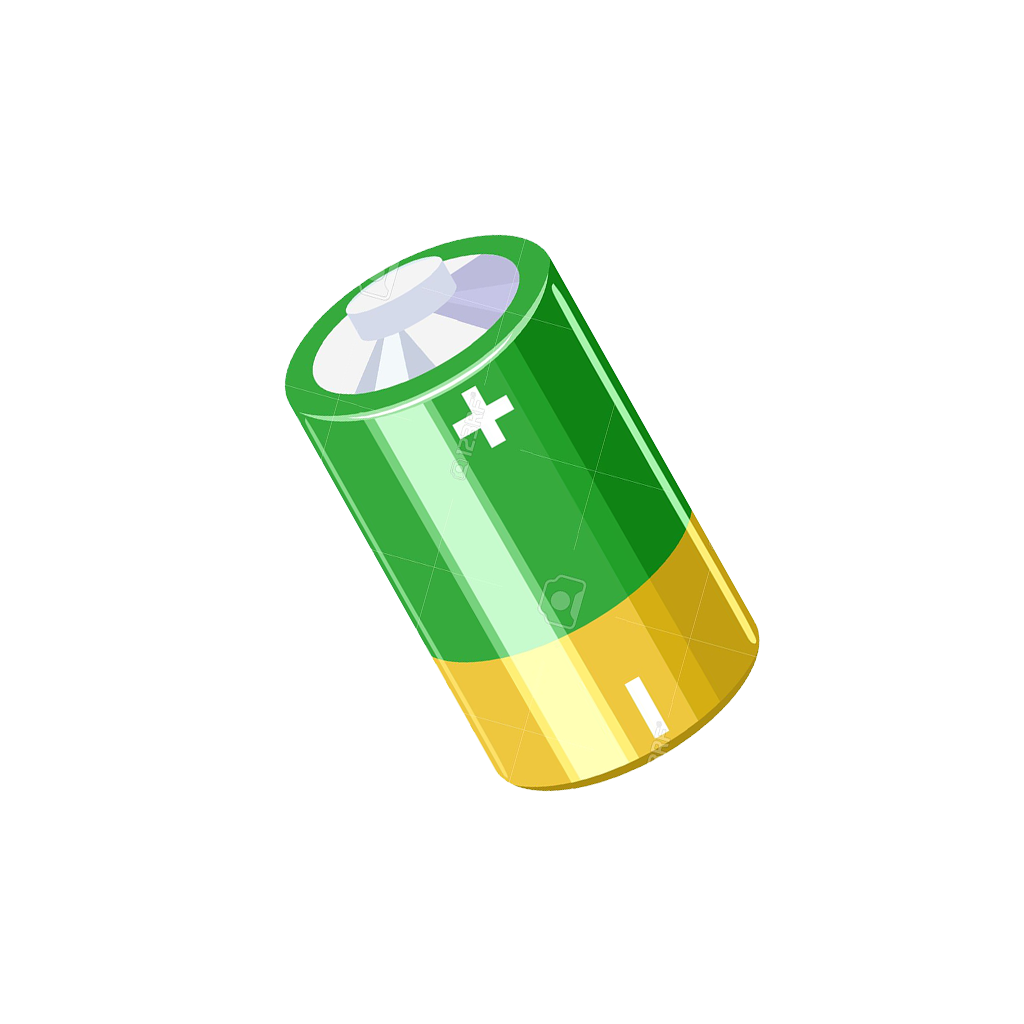
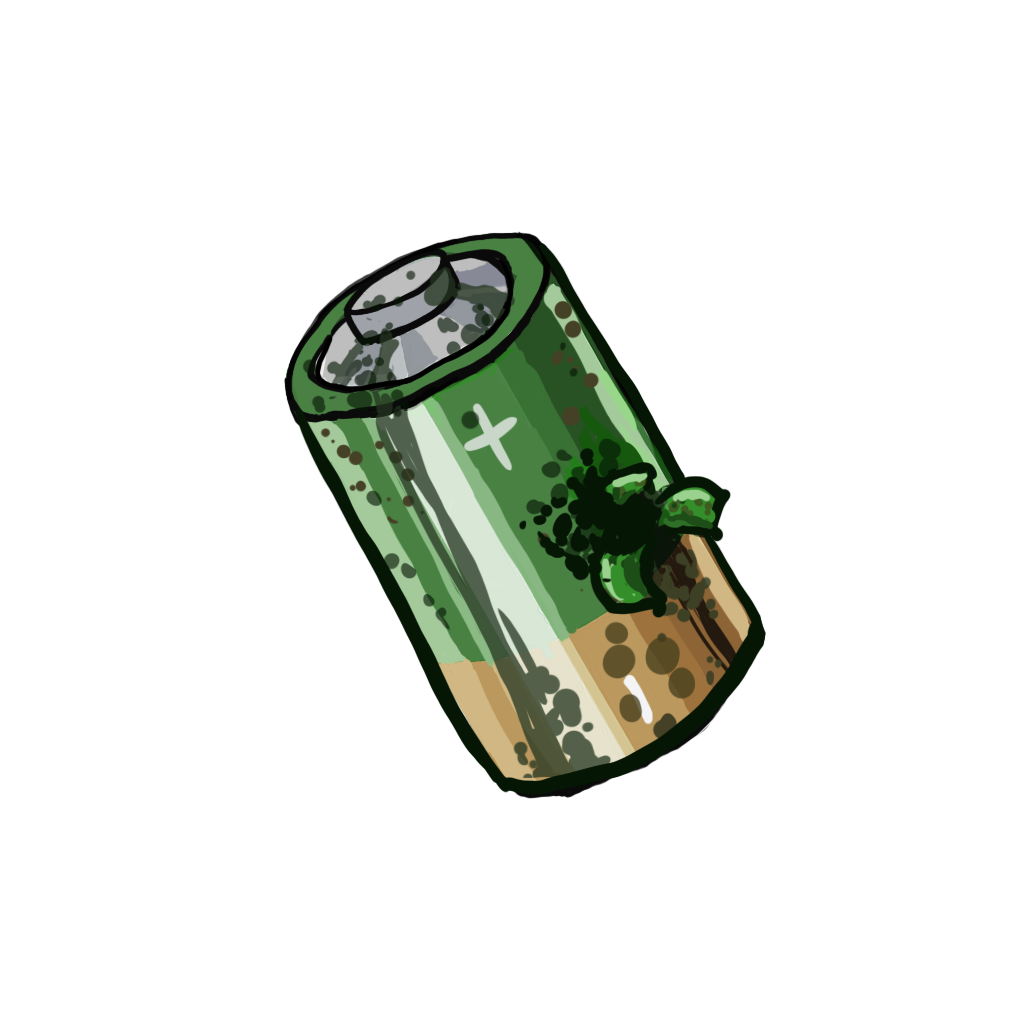
Layers edited between the first and the second 1024x1024 image:
added layer "Layer 10" above "Layer 9" over bbox(295, 243, 766, 795)
added layer "Layer 9" (62%) above "Layer 8" over bbox(302, 270, 713, 631)
added layer "Layer 8" above "Layer 7" over bbox(564, 369, 731, 618)
added layer "Layer 7" (75%) above "Layer 6" over bbox(285, 232, 746, 779)
painted on "Layer 5" over bbox(283, 231, 765, 799)
